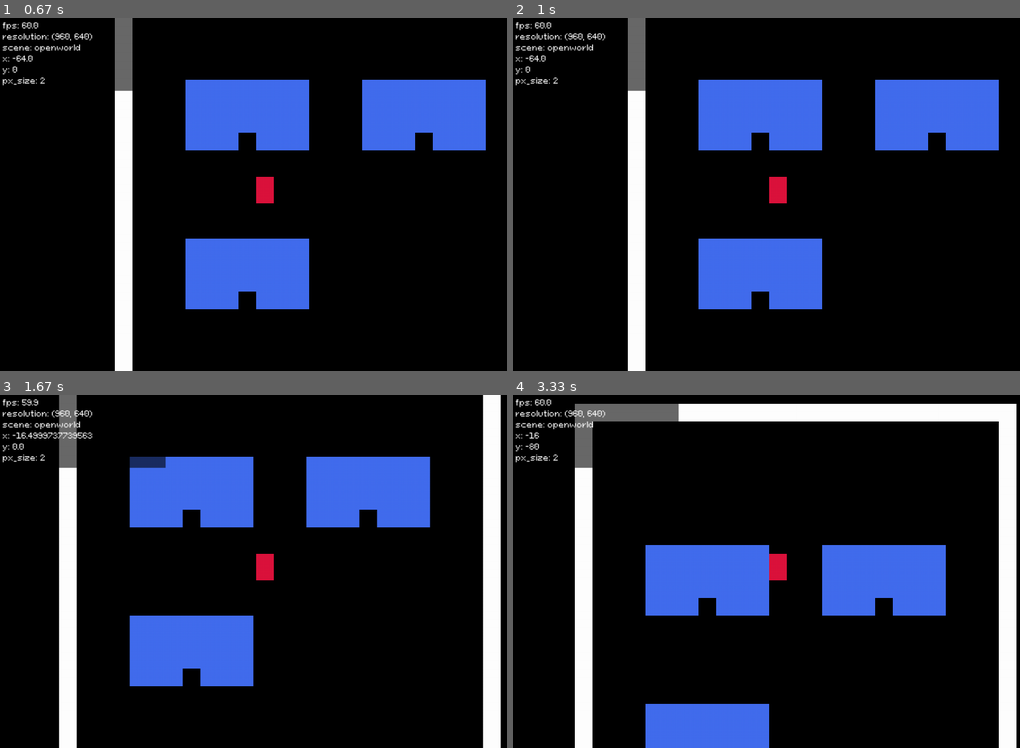
Above: before the commit, frames 1-4 (two rows, left to right).
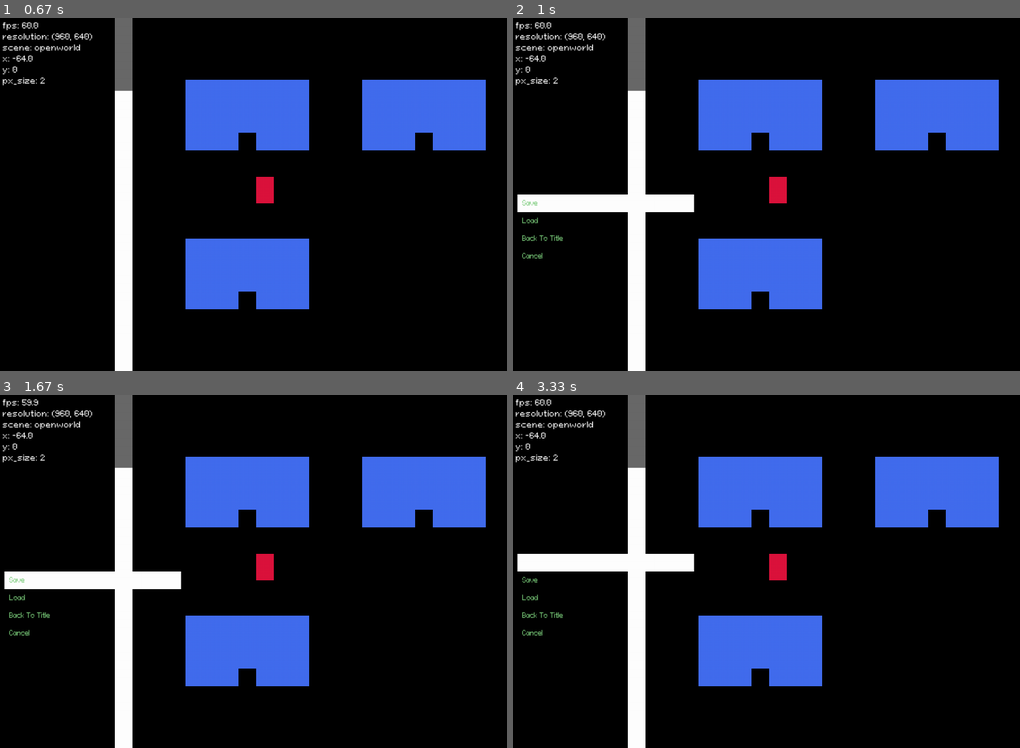
Above: after the commit, the same moments.

Repository: kritserv/rpg-maker-style-top-down-game-template
Game: pygame game, started from main.py
The game is run twice, just before and just after one commit, with the same random seed, the same clock (stepped at 60 frames per second) and the same inputs.
Inputs:
- Up to frame 1 (0.67 s): tap Enter at 0.33 s
- Up to frame 2 (1 s): tap Esc at 0.67 s
- Up to frame 3 (1.67 s): tap Z at 1 s; hold Right from 1.33 s (still down)
- Up to frame 4 (3.33 s): release Right at 1.8 s; hold Up 1.83-2.3 s; hold Right 2.33-2.8 s; hold Left from 2.83 s (still down)

Frame 1 is identical in both runs. In frame 2, 1.7% of the frame differs, in the area x 0-36%, y 50-69%; in frame 3, 26%; in frame 4, 41%, in the area x 0-100%, y 0-100%.

Commit message:
add pause

Diff:
--- a/main.py
+++ b/main.py
@@ -25,6 +25,8 @@
 	debug = True
 	debug_list = [""]
 	full_screen_toggle = False
+	pause = False
+	pause_toggle = False
 
 	screen, black_bar_is_set, cap_fps = load_screen_from_json()
 	black_bar = BlackBar(screen, black_bar_is_set)
@@ -62,6 +64,12 @@
 		]
 	title_screen_memu.setup_buttons()
 
+	pause_memu = Menu(Cursor(screen))
+	pause_memu.buttons = [
+		"Save", "Load", "Back To Title", "Cancel"
+		]
+	pause_memu.setup_buttons()
+
 	game_state = "title_screen_memu"
 
 	debug_timer = Timer()
@@ -69,6 +77,19 @@
 
 	prev_time = time()
 	while run:
+
+		# =================== [ GET INPUT ] ===================
+
+		run, \
+		new_size, \
+		debug, \
+		full_screen_toggle, \
+		pause_toggle, \
+		interact = check_pygame_event(
+			pg.event.get(), new_size, debug
+			)
+		key = pg.key.get_pressed()
+
 		# ================== [ DELTA TIME ] ==================
 
 		dt = time() - prev_time
@@ -76,17 +97,18 @@
 		dt += low_fps_mode
 		prev_time = time()
 
-		# =================== [ GET INPUT ] ===================
-
-		key = pg.key.get_pressed()
-
 		# ================= [ GET GAME STATE ] =================
 
+		if pause_toggle:
+			pause_toggle = False
+			pause = not pause
+
 		if game_state == "title_screen_memu":
+			pause = False
 
 			# ================== [ TITLE LOGIC ] ================
 
-			selected = title_screen_memu.update(dt, key)
+			selected = title_screen_memu.update(dt, key, interact)
 			if selected == "Start Game":
 				game_state = "main_game"
 			elif selected == "Load Game":
@@ -97,6 +119,8 @@
 				pass
 			elif selected == "Quit Game":
 				break
+			else:
+				pass
 
 			# ================= [ TITLE GRAPHIC ] ================
 
@@ -112,8 +136,8 @@
 			title_screen_memu.resize(pixel_size)
 
 			screen.fill(black)
+			black_bar.draw_if_set(curr_width, curr_height, ratio)
 			title_screen_memu.draw(pixel_size)
-			black_bar.draw_if_set(curr_width, curr_height, ratio)
 
 			# ================= [ TEST ] ===================
 
@@ -133,9 +157,25 @@
 
 			# ================= [ MAIN LOGIC ] =================
 
-			player.update(dt, key)
-			camera.update(pixel_size)
-			event.update()
+			if not pause:
+				player.update(dt, key)
+				camera.update(pixel_size)
+				event.update()
+			else:
+				selected = pause_memu.update(dt, key, interact)
+				if selected == "Save":
+					# game_state = "save_game_menu"
+					pass
+				elif selected == "Load":
+					# game_state = "load_game_menu"
+					pass
+				elif selected == "Back To Title":
+					game_state = "title_screen_memu"
+				elif selected == "Cancel":
+					if pause == True:
+						pause = False
+				else:
+					pass
 
 			# ================= [ MAIN GRAPHIC ] ===============
 
@@ -154,6 +194,9 @@
 			screen.fill(black)
 			camera.draw(pixel_size, player, top_down_map)
 			black_bar.draw_if_set(curr_width, curr_height, ratio)
+			if pause:
+				pause_memu.resize(pixel_size)
+				pause_memu.draw(pixel_size)
 
 			# ================= [ TEST ] ===================
 
@@ -169,12 +212,11 @@
 					]
 					debug_timer.restart()
 				print_debug(debug_list)
+		else:
+			pass
 
 		# ================= [ PYGAME STUFF ] ================
 
-		run, new_size, debug, full_screen_toggle = check_pygame_event(
-			pg.event.get(), new_size, debug
-			)
 		pg.display.update()
 		clock_tick(cap_fps)
 		await asyncio.sleep(0)
--- a/src/entity/menu.py
+++ b/src/entity/menu.py
@@ -7,7 +7,6 @@
 		self.cursor = cursor
 		self.buttons = []
 		self.button_dicts = {}
-		self.selected = ""
 		self.plus_value = 10
 
 	def calculate_menu_obs_pos(self):
@@ -45,13 +44,14 @@
 			y += (range_y * pixel_size)
 			blit_text(button, menu_font, green, [16, y])
 
-	def update(self, dt, key):
+	def update(self, dt, key, interact):
 		self.cursor.update(dt, key)
+		selected = ""
 
-		if key[pg.K_RETURN]:
+		if interact:
 			for button_pos in self.button_dicts:
 				if self.cursor.pos[1] == button_pos:
-					self.selected = self.button_dicts[button_pos]
+					selected = self.button_dicts[button_pos]
 
 		if key[pg.K_UP] and self.cursor.pos[1] == 0:
 				self.cursor.pos[1] = self.bottom + self.plus_value
@@ -59,7 +59,7 @@
 		elif key[pg.K_DOWN] and self.cursor.pos[1] == self.bottom:
 				self.cursor.pos[1] = 0 - self.plus_value
 
-		if self.selected:
-			return self.selected
+		if selected:
+			return selected
 		else:
 			return None
--- a/src/func/pygame_event_checker.py
+++ b/src/func/pygame_event_checker.py
@@ -32,19 +32,43 @@
 	if event.type == pg.KEYDOWN:
 		if event.key == pg.K_F11:
 			full_screen_toggle = True
+
 	return full_screen_toggle
 
 full_screen_size = pg.display.get_desktop_sizes()[0]
+
+def check_pause_toggle(event):
+	pause_toggle = False
+	if event.type == pg.KEYDOWN:
+		if event.key == pg.K_ESCAPE:
+			pause_toggle = True
+
+	return pause_toggle
+
+def check_interact(event):
+	interact = False
+	if event.type == pg.KEYDOWN:
+		if event.key == pg.K_RETURN:
+			interact = True
+	elif event.type == pg.KEYUP:
+		if event.key == pg.K_z:
+			interact = True
+
+	return interact
+
 def check_pygame_event(all_event, new_size, debug):
 	run = True
 	full_screen_toggle = False
+	pause_toggle = False
+	interact = False
 	for event in all_event:
 		run = check_quit_game(event)
 		new_size = check_window_resize(event, new_size)
 		debug = check_debug_mode(event, debug)
+		pause_toggle = check_pause_toggle(event)
 		full_screen_toggle = check_full_screen_toggle(event)
+		interact = check_interact(event)
 		if full_screen_toggle:
 			new_size = full_screen_size
 
-
-	return run, new_size, debug, full_screen_toggle
+	return run, new_size, debug, full_screen_toggle, pause_toggle, interact
